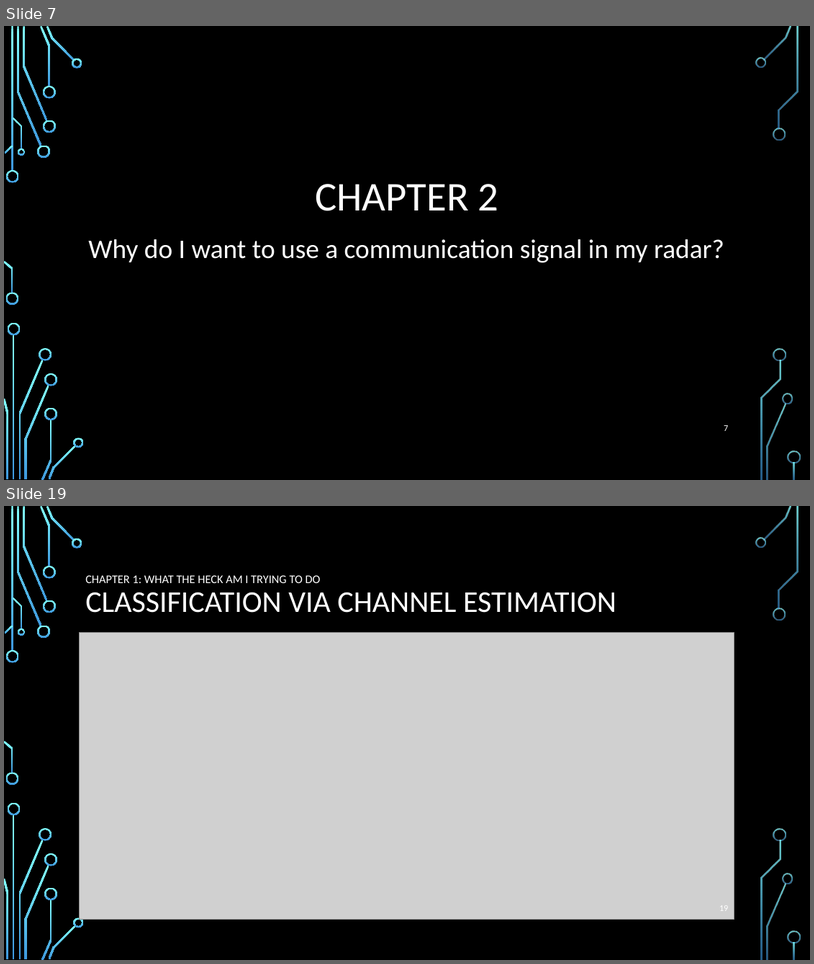
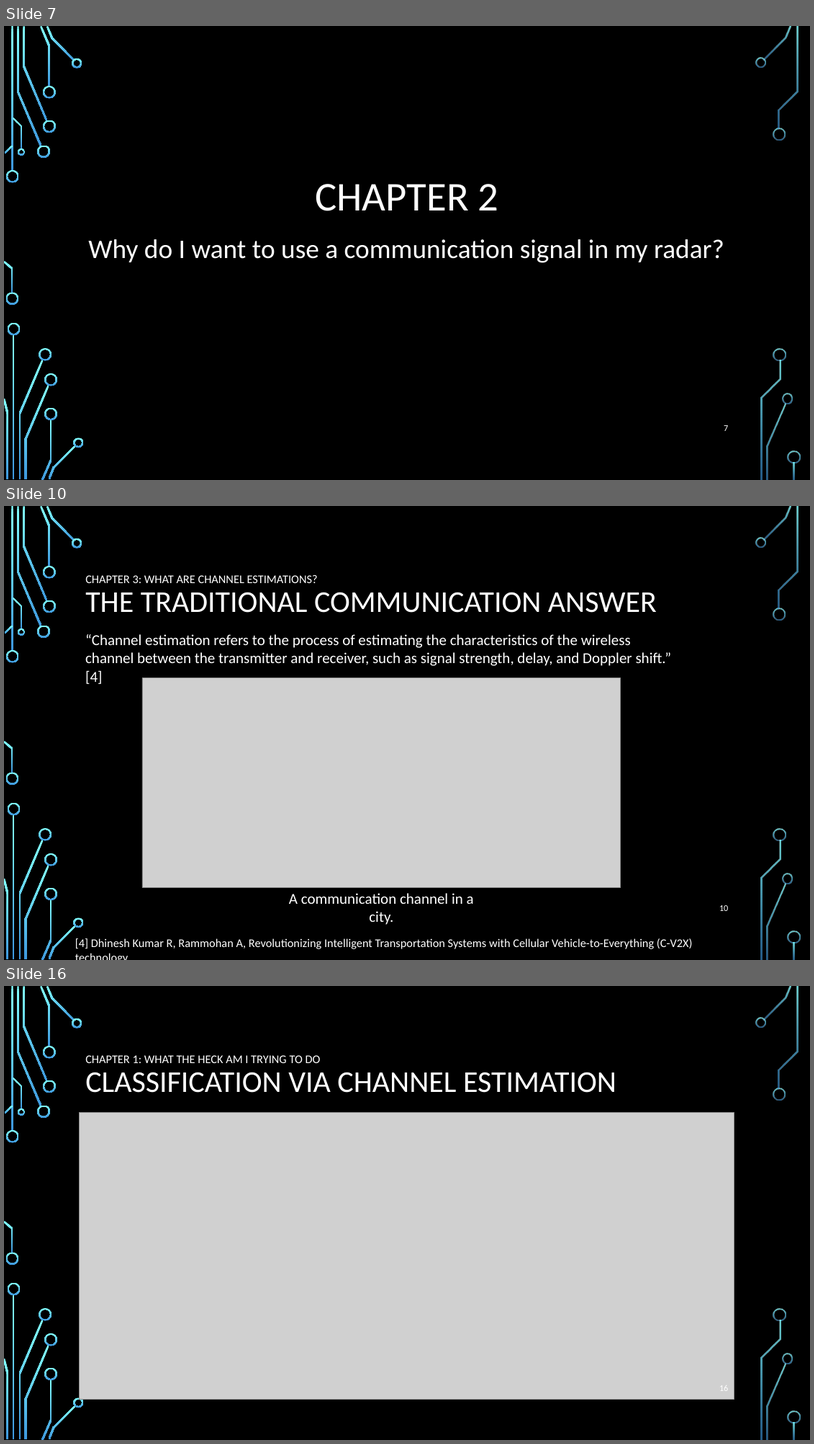
Before and after one commit to roryschram/masters, a slide deck: presentations/SARIG/sarig_rory_schram.pptx. Shown one above the other, each under a label of ours: slides 7 and 19 before the commit, slides 7, 10 and 16 after it; the slides between them are not shown. The pictures are 814x964 and 814x1444 pixels, drawn with LibreOffice and Linux fonts; fonts in the diff are those of the drawing; grey boxes stand for pictures; background and template pictures are left out. Boxes give left, top, right and bottom in pixels: in the first picture for what was removed or moved away, otherwise in the second. Text is boxed around its words. In the diff, an @@ line names an element or a change of style, - is before the commit and + after.

```diff
--- a/presentations/SARIG/sarig_rory_schram.pptx
+++ b/presentations/SARIG/sarig_rory_schram.pptx
@@ slide 10 added at box(4, 506, 810, 960), background picture (left out); not listed: 36 template elements that a slide beside it also shows @@
@@ title added at box(85, 575, 657, 613), 14 pt, text #FFFFFF @@
+CHAPTER 3: WHAT ARE CHANNEL ESTIMATIONS?
+THE TRADITIONAL COMMUNICATION ANSWER
@@ text added at box(85, 634, 672, 666), 18 pt, text #FFFFFF @@
+“Channel estimation refers to the process of estimating the characteristics of the wireless channel between the transmitter and receiver, such as signal strength, delay, and Doppler shift.” [4]
@@ picture added at box(142, 678, 622, 887) @@
@@ text added at box(289, 893, 474, 924), 18 pt, text #FFFFFF @@
+A communication channel in a city.
@@ page number added at box(720, 905, 728, 911), 10.5 pt, text #FFFFFF @@
+10
@@ text added at box(75, 938, 693, 949), 14 pt, text #FFFFFF @@
+[4] Dhinesh Kumar R, Rammohan A, Revolutionizing Intelligent Transportation Systems with Cellular Vehicle-to-Everything (C-V2X) technology
@@ what was slide 19 is now slide 16 @@
```
Also in this commit, not shown: 5 slides changed, 6 other slides added, 10 slides removed.
